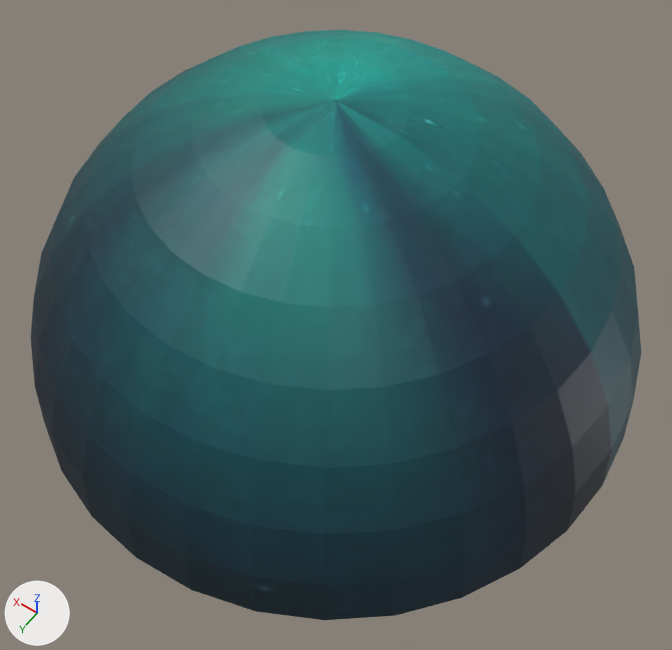
One commit to the glTF model 箱庭/Asset/Models/Terrains/R'lyeh/Cage/Cage.gltf: the scene before it, then after it.
One viewpoint serves both versions: a 50 mm camera at (-394.0, 551.0, 885.0) aimed at (-44.0, 61.0, 115.0). The lights are fixed; the arrows at lower left show +X, +Y and +Z. Where no turn or scale is listed for an object, it has been applied to the vertices. Vertices at the same position are counted once.

The first picture shows '球'.
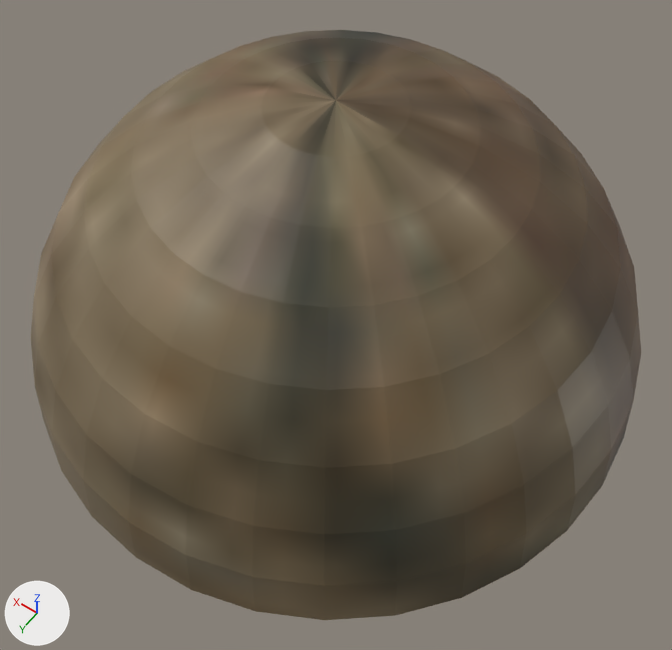
What differs and where, as boxes (x1, y1, x2, y2) in the pictures (672 x 650 px):
'球', surface changed (cyan to brown)
    both: (31, 30, 641, 620)

What the commit changed:
Picture 'stone3' (img_stone3) is new.
Material 'マテリアル' (mat_マテリアル) changes its picture from img_download to img_stone3.
Material 'マテリアル.001' (mat_マテリアル_001) changes its picture from img_download to img_stone3.
me_球 has 257 vertices, 510 faces and spans x -347.0..347.0, y -347.0..347.0, z 0.0..347.0.
me_球 is used by ob_球; location (0.0, 0.0, 0.0).
me_球 part 1: texture (UV) coordinates of 510 of 510 faces, centred in x -343.0..343.0, y -343.0..343.0, z 0.0..343.0, changed; they spanned u 0.0..1.0, v 0.5..1.0 and now span u -0.11..0.71, v -0.1..1.0.
